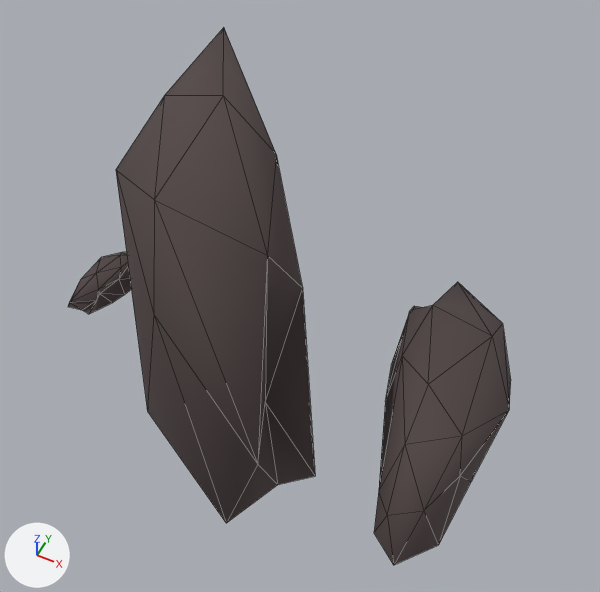
What one commit did to the FBX model fbx/rocks_01.FBX.
Rendered twice from a 50 mm camera at (-6.26, -2.17, 1.89) aimed at (-7.16, -0.38, -0.35). Lighting does not change. The marker at lower left points along +X, +Y and +Z. Mesh edges are drawn as thin lines. Where no turn or scale is listed for an object, it has been applied to the vertices. Vertices at the same position are counted once.

The first picture shows 'rocks_01'.
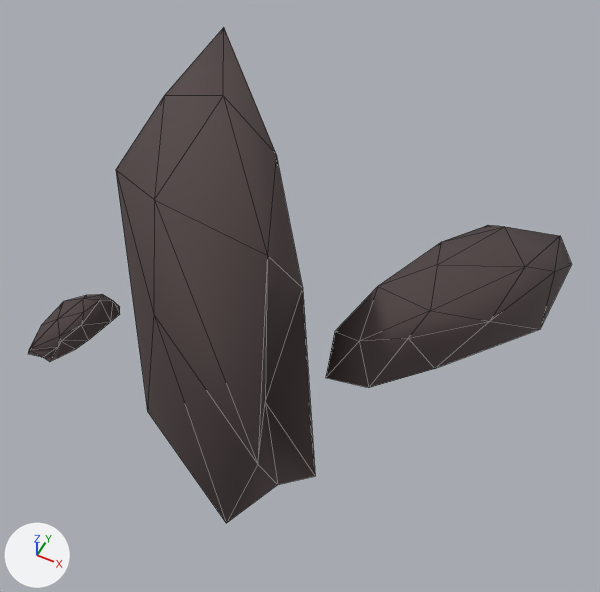
What differs and where, as boxes (x1, y1, x2, y2) in the pictures (600 x 592 px; the box of a moved part takes in the faces that stretch with it):
'rocks_01', reshaped, moved (23% wider, 8% shorter): before (68, 27, 511, 565); after (28, 27, 572, 523)
part 1 of me_mesh, moved or reshaped: before (374, 282, 511, 565); after (326, 225, 572, 388)
part 2 of me_mesh, moved or reshaped: (116, 27, 315, 523) in both
part 3 of me_mesh, moved or reshaped: before (68, 252, 131, 314); after (28, 294, 120, 362)

The change in detail:
me_mesh has 75 vertices, 111 faces and spans x -0.91..0.91, y -0.71..0.71, z -0.55..0.55.
me_mesh is used by ob_rocks_01; location (-7.252, -0.399, -0.197).
me_mesh part 1: the loose piece of 25 vertices spanning x 0.39..0.91, y -0.58..0.65, z -0.55..-0.23 is turned -40 degrees about the z axis through its middle, then moved by (-0.11, 0.31, 0.03).
me_mesh part 2: the loose piece of 25 vertices spanning x -0.73..0.37, y -0.71..0.71, z -0.54..0.55 is moved by (-0.01, -0.17, -0.01).
me_mesh part 3: the loose piece of 25 vertices spanning x -0.91..-0.69, y -0.17..0.21, z -0.54..-0.42 is moved by (0.0, -0.44, -0.01).
Object 'rocks_01' (ob_rocks_01) moves from (-7.252, -0.399, -0.197) to (-7.242, -0.229, -0.189).
